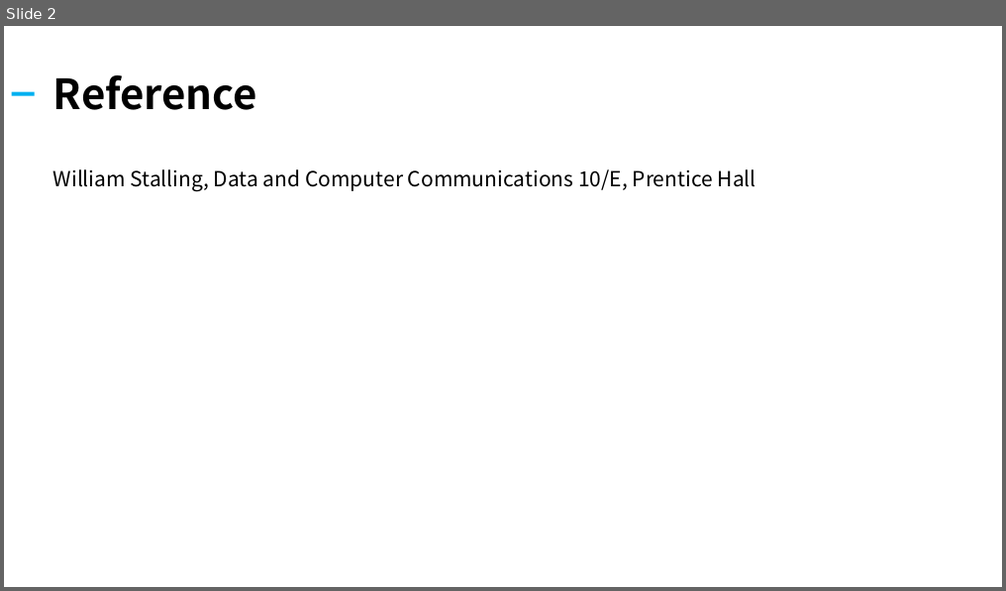
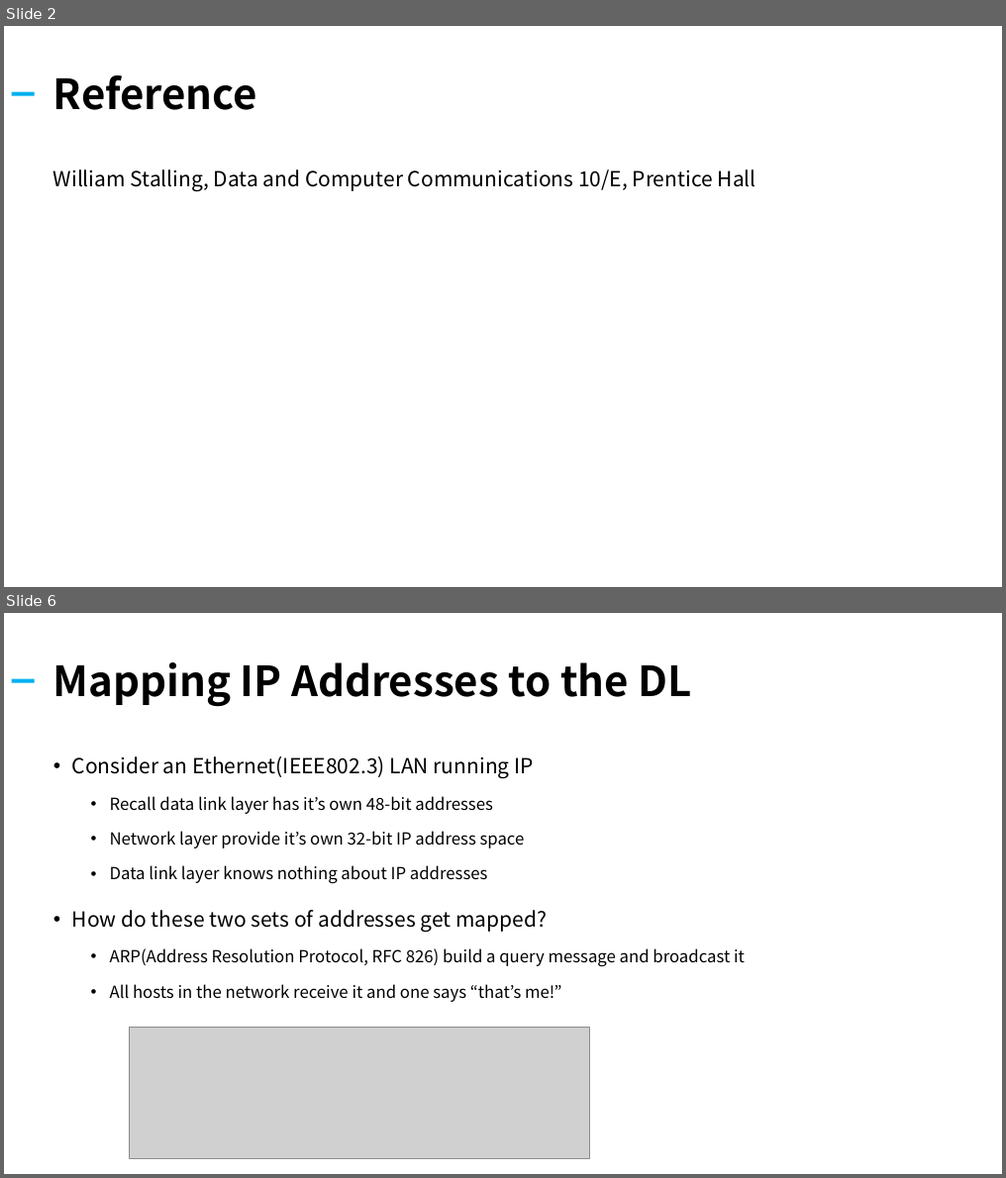
Before and after one commit to kiku99/AWS, a slide deck: Network/05. Network Internet Protocol (2).pptx. Shown one above the other, each under a label of ours: slide 2 before the commit, slides 2 and 6 after it; the slides between them are not shown. The pictures are 1006x591 and 1006x1178 pixels, drawn with LibreOffice and Linux fonts; fonts in the diff are those of the drawing; grey boxes stand for pictures. Boxes give left, top, right and bottom in pixels: in the first picture for what was removed or moved away, otherwise in the second. Text is boxed around its words. In the diff, an @@ line names an element or a change of style, - is before the commit and + after.

Commit message:
add : network internet protocol (2)

```diff
--- a/Network/05. Network Internet Protocol (2).pptx
+++ b/Network/05. Network Internet Protocol (2).pptx
@@ slide 6 added at <box>4,613,1002,1174</box>, background #FFFFFF @@
@@ title added at <box>54,663,691,707</box>, 40 pt, text #000000, bold @@
+Mapping IP Addresses to the DL
@@ rectangle added at <box>12,679,35,682</box>, fill #00B0F0 @@
@@ text added at <box>72,757,745,1002</box>, 16 pt, text #000000 @@
+• Consider an Ethernet(IEEE802.3) LAN running IP
+  • Recall data link layer has it’s own 48-bit addresses
+  • Network layer provide it’s own 32-bit IP address space
+  • Data link layer knows nothing about IP addresses
+• How do these two sets of addresses get mapped?
+  • ARP(Address Resolution Protocol, RFC 826) build a query message and broadcast it
+  • All hosts in the network receive it and one says “that’s me!”
@@ picture added at <box>129,1028,589,1158</box> @@
```
Also in this commit, not shown: 1 slide changed, 22 other slides added, 16 slides removed, 1 other file.
